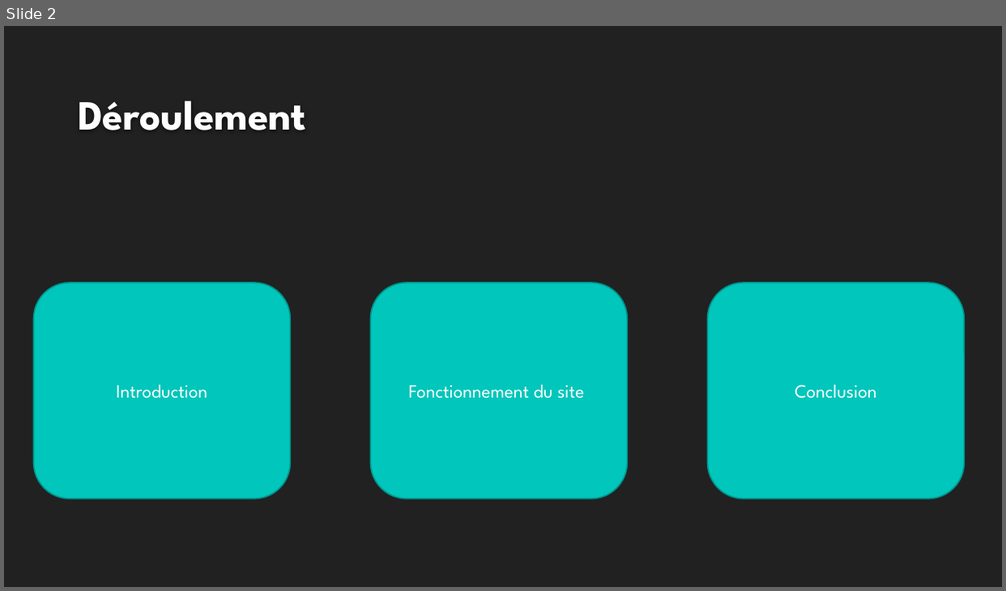
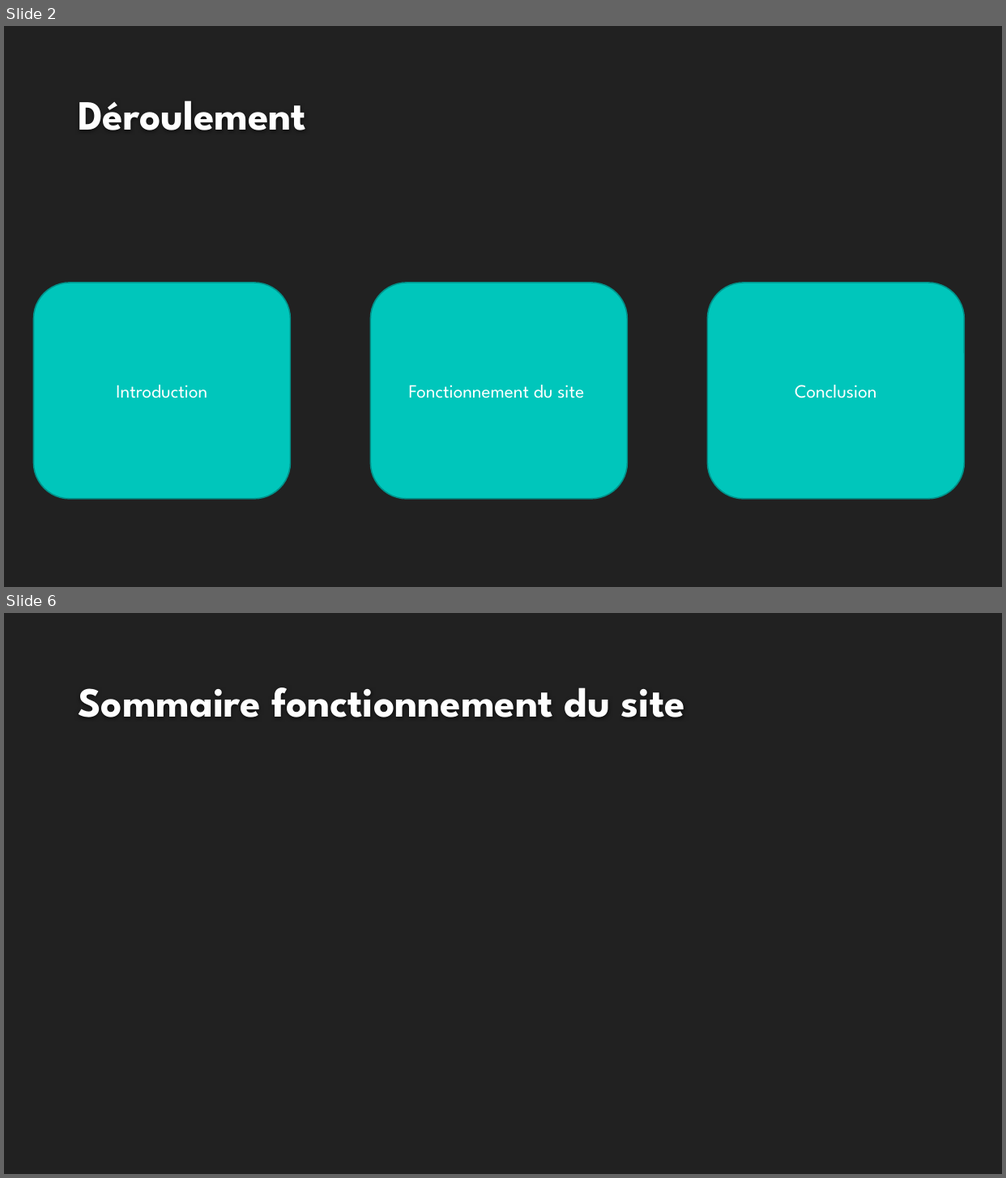
Before and after one commit to JeremyGfeller/Pre-TPi, a slide deck: Documentation/Présentation.pptx. Shown one above the other, each under a label of ours: slide 2 before the commit, slides 2 and 6 after it; the slides between them are not shown. The pictures are 1006x591 and 1006x1178 pixels, drawn with LibreOffice and Linux fonts; fonts in the diff are those of the drawing; background and template pictures are left out. Boxes give left, top, right and bottom in pixels: in the first picture for what was removed or moved away, otherwise in the second. Text is boxed around its words. In the diff, an @@ line names an element or a change of style, - is before the commit and + after.

```diff
--- a/Documentation/Présentation.pptx
+++ b/Documentation/Présentation.pptx
@@ slide 6 added at box(4, 613, 1002, 1174), background #212121 @@
@@ title added at box(78, 688, 685, 717), 40 pt, text #FEFEFE, bold @@
+Sommaire fonctionnement du site
```
Also in this commit, not shown: 1 slide changed, 5 other slides added, 1 slide removed.
